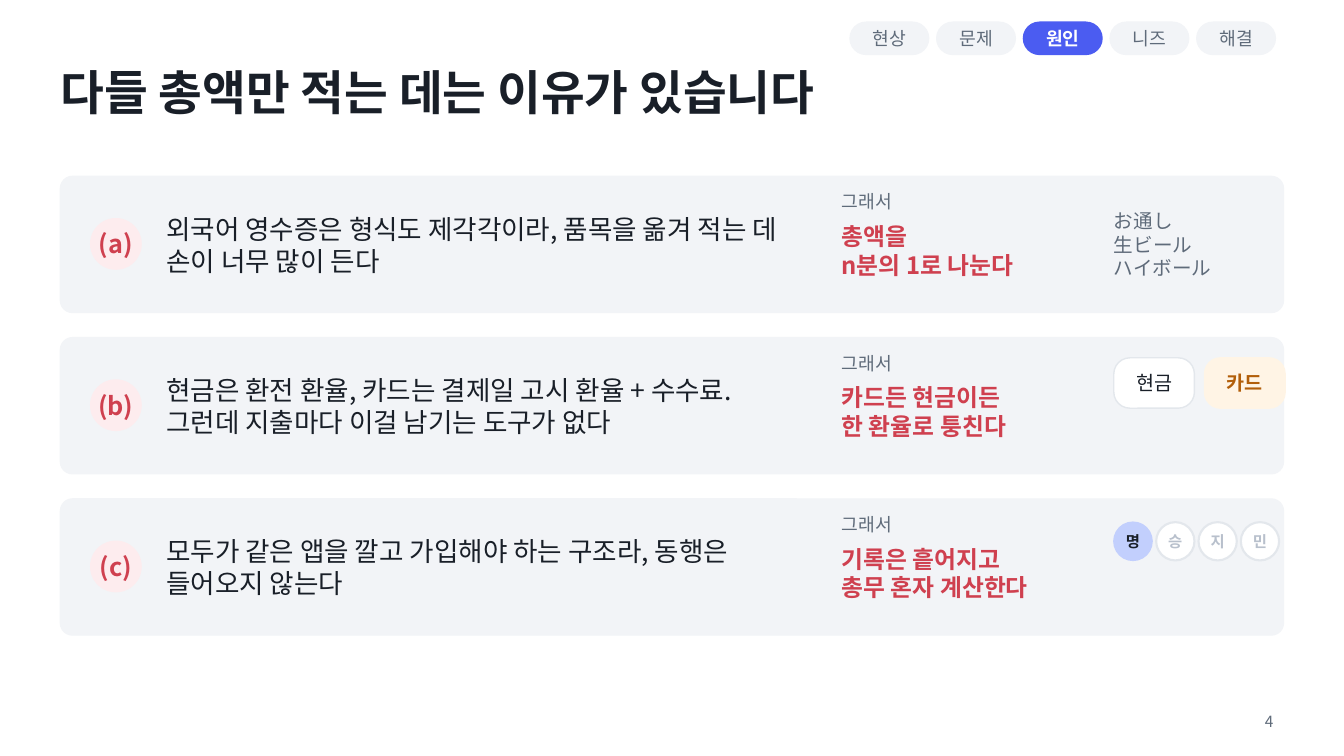
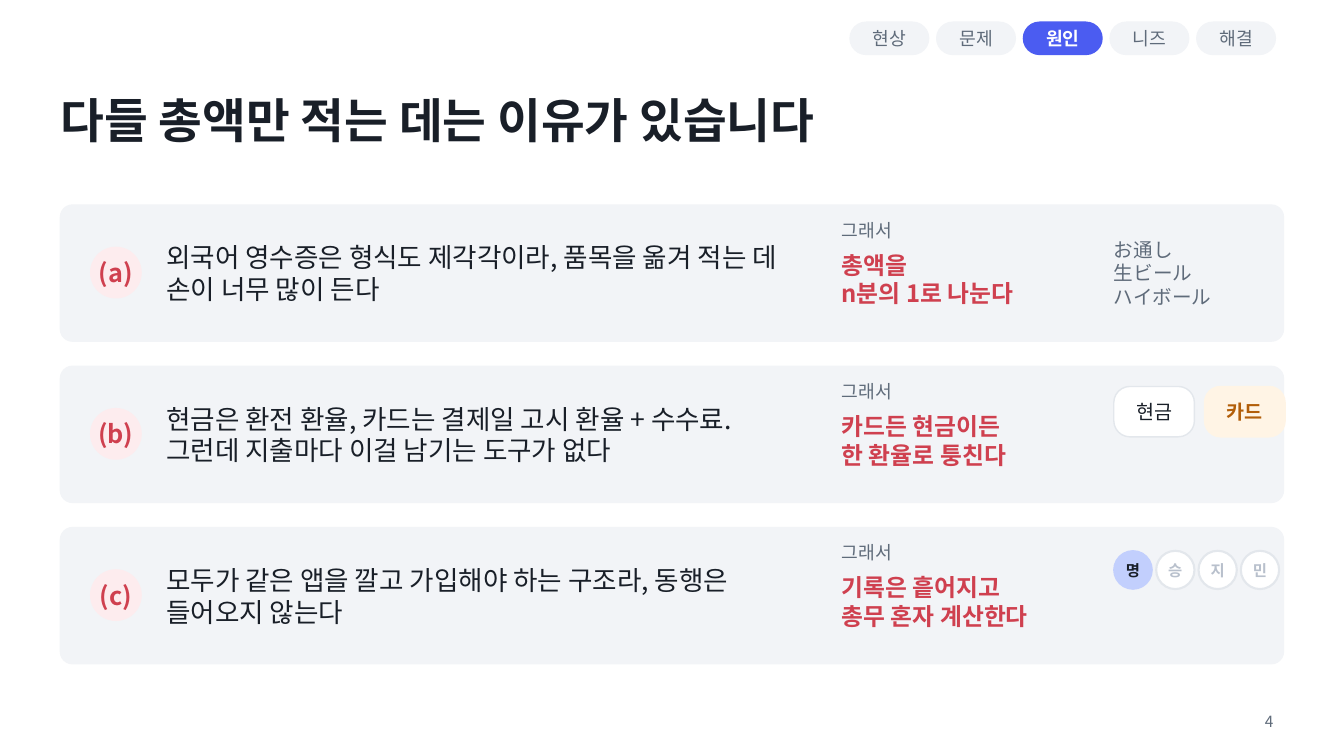
Before and after one commit to mchoe1638-pixel/svc-hackathon-Hashell, a slide deck: slide 4 of docs/pitch/hashell_pitch.pptx. Drawn at 1344x756 pixels with LibreOffice and Linux fonts; fonts in the diff are those of the drawing. Boxes give left, top, right and bottom in pixels: in the first picture for what was removed or moved away, otherwise in the second. Text is boxed around its words. In the diff, an @@ line names an element or a change of style, - is before the commit and + after.

```diff
--- a/docs/pitch/hashell_pitch.pptx
+++ b/docs/pitch/hashell_pitch.pptx
@@ 19 texts, 7 ellipses, 5 rounded rectangles, 1 title: place and size @@
-19 texts, 7 ellipses, 5 rounded rectangles, 1 title at (60,70,1286,635)
+19 texts, 7 ellipses, 5 rounded rectangles, 1 title at (60,98,1286,663)
```
Also in this commit, not shown: 12 other slides changed, 8 other files.
